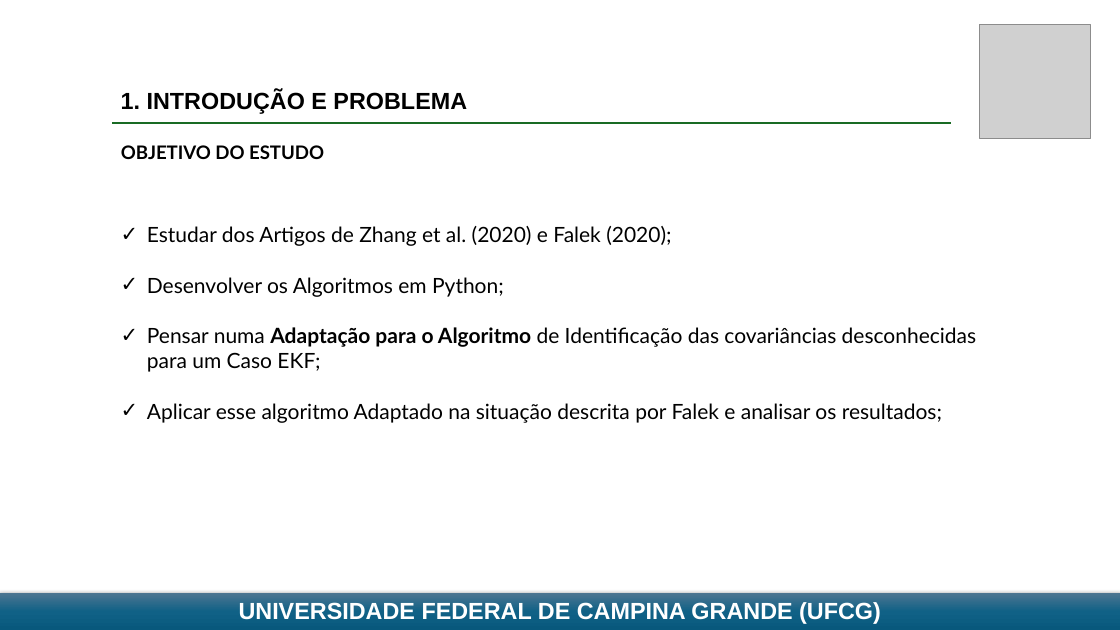
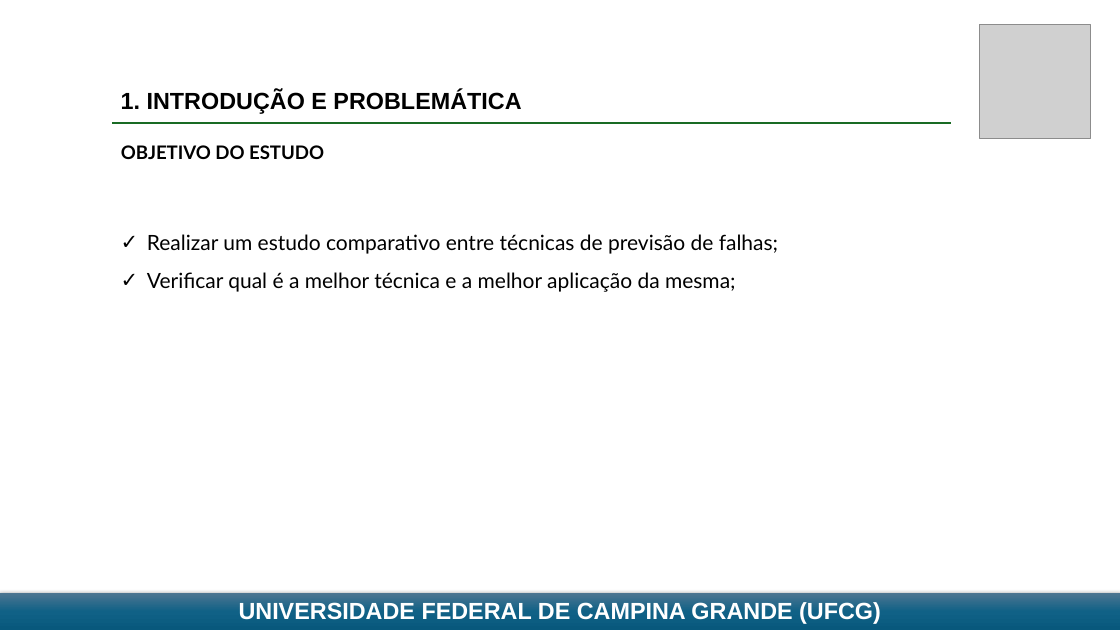
Before and after one commit to SauloJose/SistemasInteligentes2026, a slide deck: slide 6 of Atividade 3 - Identificação de Falhas/Apresentação 3 - FALTAS - Saulo.pptx (slide 4 before the commit). Drawn at 1120x630 pixels with LibreOffice and Linux fonts; fonts in the diff are those of the drawing; grey boxes stand for pictures. Boxes give left, top, right and bottom in pixels: in the first picture for what was removed or moved away, otherwise in the second. Text is boxed around its words. In the diff, an @@ line names an element or a change of style, - is before the commit and + after.

```diff
--- a/Atividade 3 - Identificação de Falhas/Apresentação 3 - FALTAS - Saulo.pptx
+++ b/Atividade 3 - Identificação de Falhas/Apresentação 3 - FALTAS - Saulo.pptx
@@ text at <box>121,90,521,114</box>: text changed @@
-1. INTRODUÇÃO E PROBLEMA
+1. INTRODUÇÃO E PROBLEMÁTICA
@@ text at <box>147,234,778,292</box>: text changed @@
-✓ Estudar dos Artigos de Zhang et al. (2020) e Falek (2020);
-✓ Desenvolver os Algoritmos em Python;
-✓ Pensar numa Adaptação para o Algoritmo de Identificação das covariâncias desconhecidas para um Caso EKF;
-✓ Aplicar esse algoritmo Adaptado na situação descrita por Falek e analisar os resultados;
+✓ Realizar um estudo comparativo entre técnicas de previsão de falhas;
+✓ Verificar qual é a melhor técnica e a melhor aplicação da mesma;
```
Also in this commit, not shown: 7 other slides changed, 15 slides added, 7 other files.
